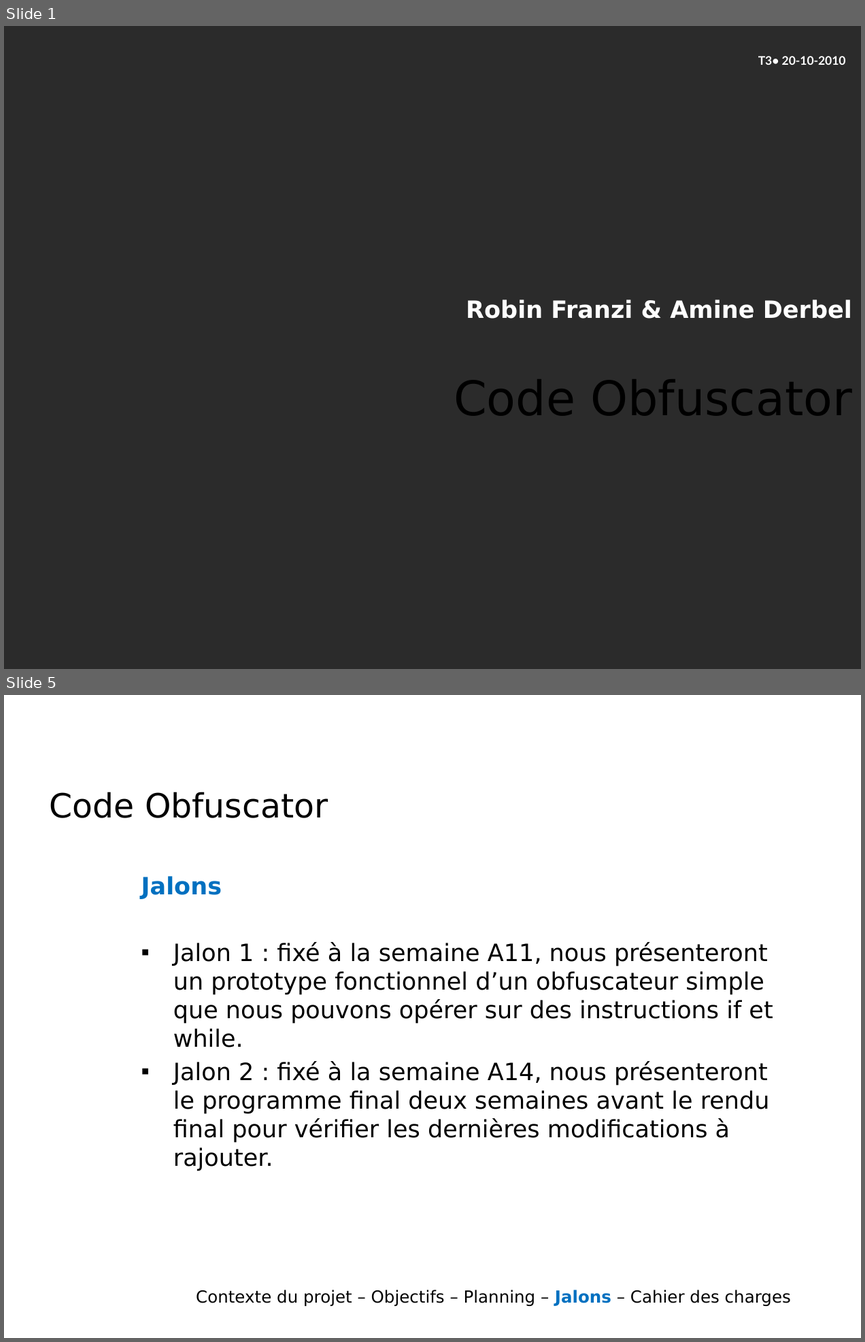
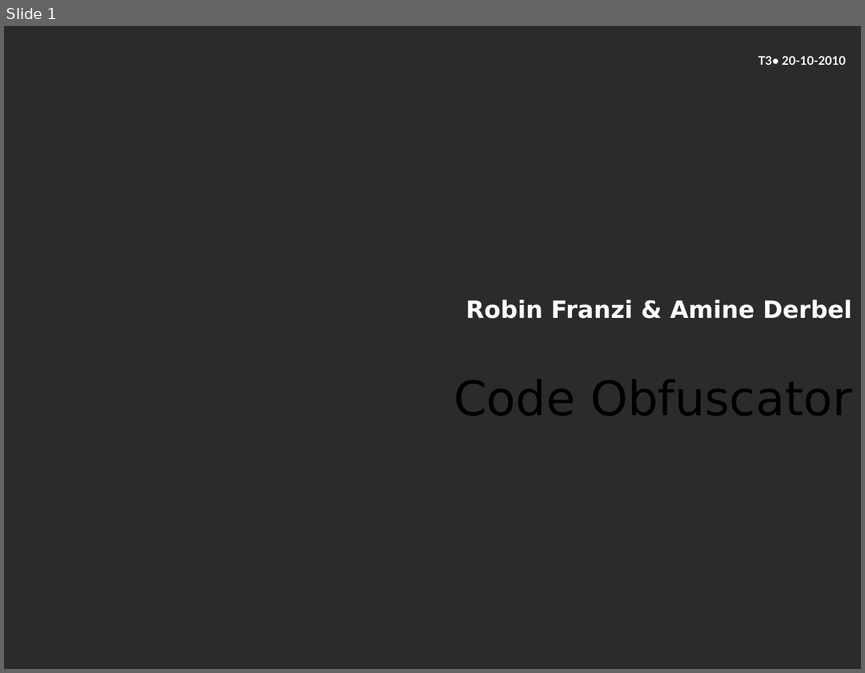
Before and after one commit to wanchouchou/code-obfuscator, a slide deck: CahierDesCharges.pptx. Shown one above the other, each under a label of ours: slides 1 and 5 before the commit, slide 1 after it; the slides between them are not shown. The pictures are 865x1342 and 865x673 pixels, drawn with LibreOffice and Linux fonts; fonts in the diff are those of the drawing; background and template pictures are left out; a plain dark background stands for a picture behind light text. Boxes give left, top, right and bottom in pixels: in the first picture for what was removed or moved away, otherwise in the second. Text is boxed around its words. In the diff, an @@ line names an element or a change of style, - is before the commit and + after.

```diff
--- a/CahierDesCharges.pptx
+++ b/CahierDesCharges.pptx
@@ slide 5 removed at [4,695,861,1338], background picture (left out) @@
@@ text removed at [466,712,847,747] @@
-Département • date
@@ title removed at [49,792,328,818] @@
-Code Obfuscator
@@ text removed at [141,876,772,1171] @@
-Jalons
-▪ Jalon 1 : fixé à la semaine A11, nous présenteront un prototype fonctionnel d’un obfuscateur simple que nous pouvons opérer sur des instructions if et while.
-▪ Jalon 2 : fixé à la semaine A14, nous présenteront le programme final deux semaines avant le rendu final pour vérifier les dernières modifications à rajouter.
@@ text removed at [196,1289,791,1306] @@
-Contexte du projet – Objectifs – Planning – Jalons – Cahier des charges
@@ page number removed at [61,1314,130,1337] @@
-5
@@ text removed at [148,1314,469,1337] @@
-Auteur
```
Also in this commit, not shown: 4 slides changed.
